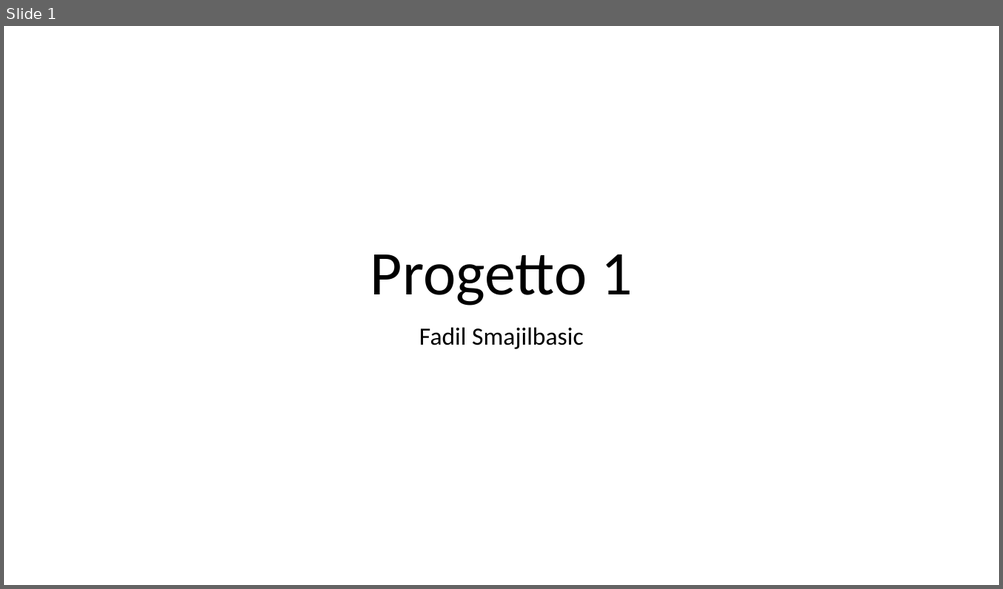
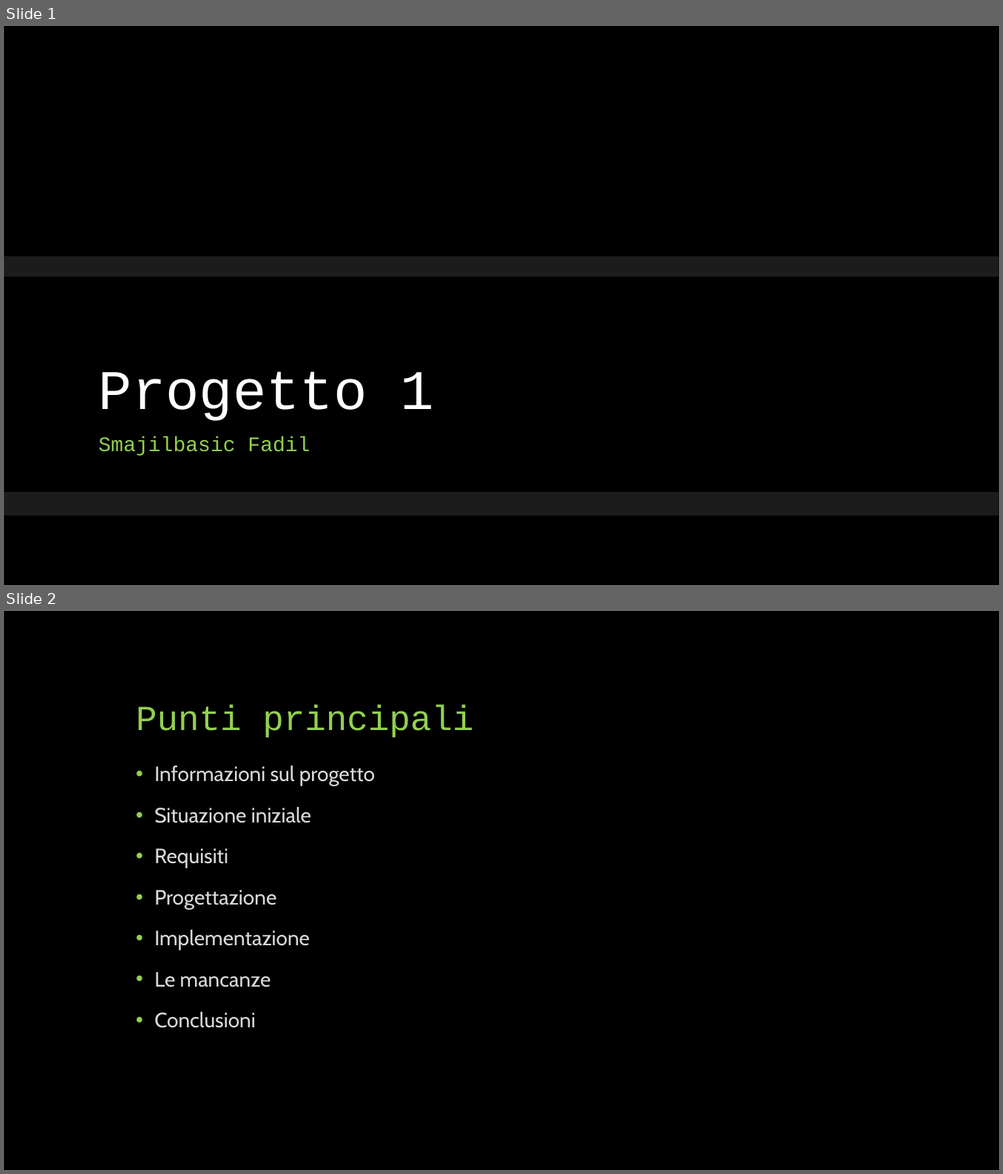
Before and after one commit to FadilSmajilbasic/Progetto1, a slide deck: Documentazione/Presentazione.pptx. Shown one above the other, each under a label of ours: slide 1 before the commit, slides 1 and 2 after it. The pictures are 1003x589 and 1003x1174 pixels, drawn with LibreOffice and Linux fonts; fonts in the diff are those of the drawing; background and template pictures are left out. Boxes give left, top, right and bottom in pixels: in the first picture for what was removed or moved away, otherwise in the second. Text is boxed around its words. In the diff, an @@ line names an element or a change of style, - is before the commit and + after.

```diff
--- a/Documentazione/Presentazione.pptx
+++ b/Documentazione/Presentazione.pptx
@@ slide 2 added at [4,611,999,1170], background #000000 @@
@@ title added at [136,704,473,738], 34 pt, text #92D050 @@
+Punti principali
@@ text added at [154,766,375,1028], 20 pt, text #D9D9D9 @@
+• Informazioni sul progetto
+• Situazione iniziale
+• Requisiti
+• Progettazione
+• Implementazione
+• Le mancanze
+• Conclusioni
@@ slide 1 changed as well @@
@@ background #FFFFFF to picture (left out) @@
@@ rectangle added at [4,257,999,516], fill #262626 at 75% opacity @@
@@ rectangle added at [4,277,999,492], fill #000000 @@
@@ title "Progetto 1": place and size @@
-title "Progetto 1" at [370,255,632,306]
+title "Progetto 1" at [99,372,434,421]
@@ title "Progetto 1" at [99,372,434,421]: size 60 to 54 pt, font Calibri to Courier New, text colour #000000 to #FFFFFF; alignment centre to left; line spacing 0.9 to 0.8 @@
@@ subtitle at [99,437,310,456]: text changed; size 24 to 20 pt; font Calibri to Courier New; text colour #000000 to #92D050 @@
-Fadil Smajilbasic
+Smajilbasic Fadil
```
Also in this commit, not shown: 8 other slides added, 1 slide removed, 6 other files.
